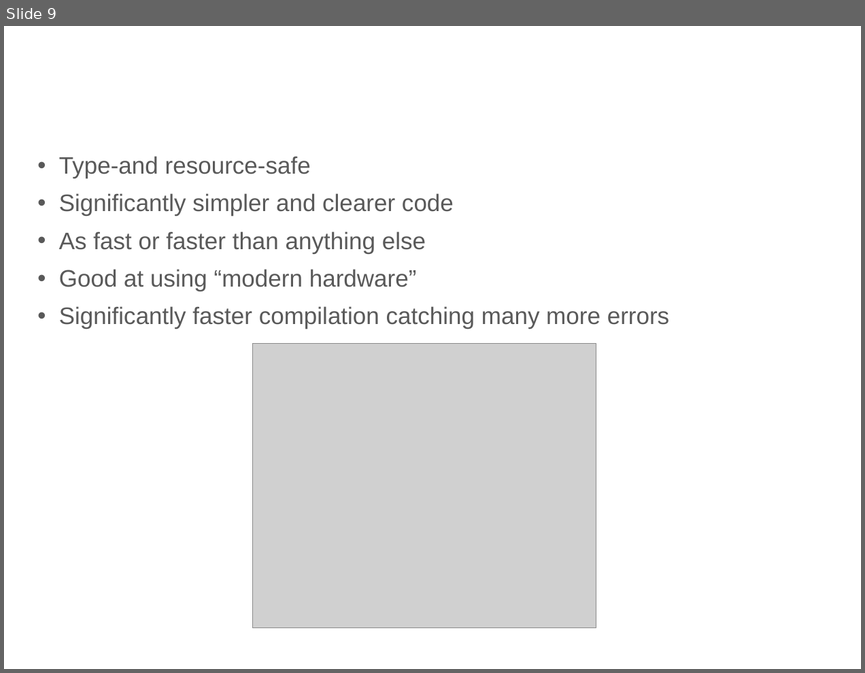
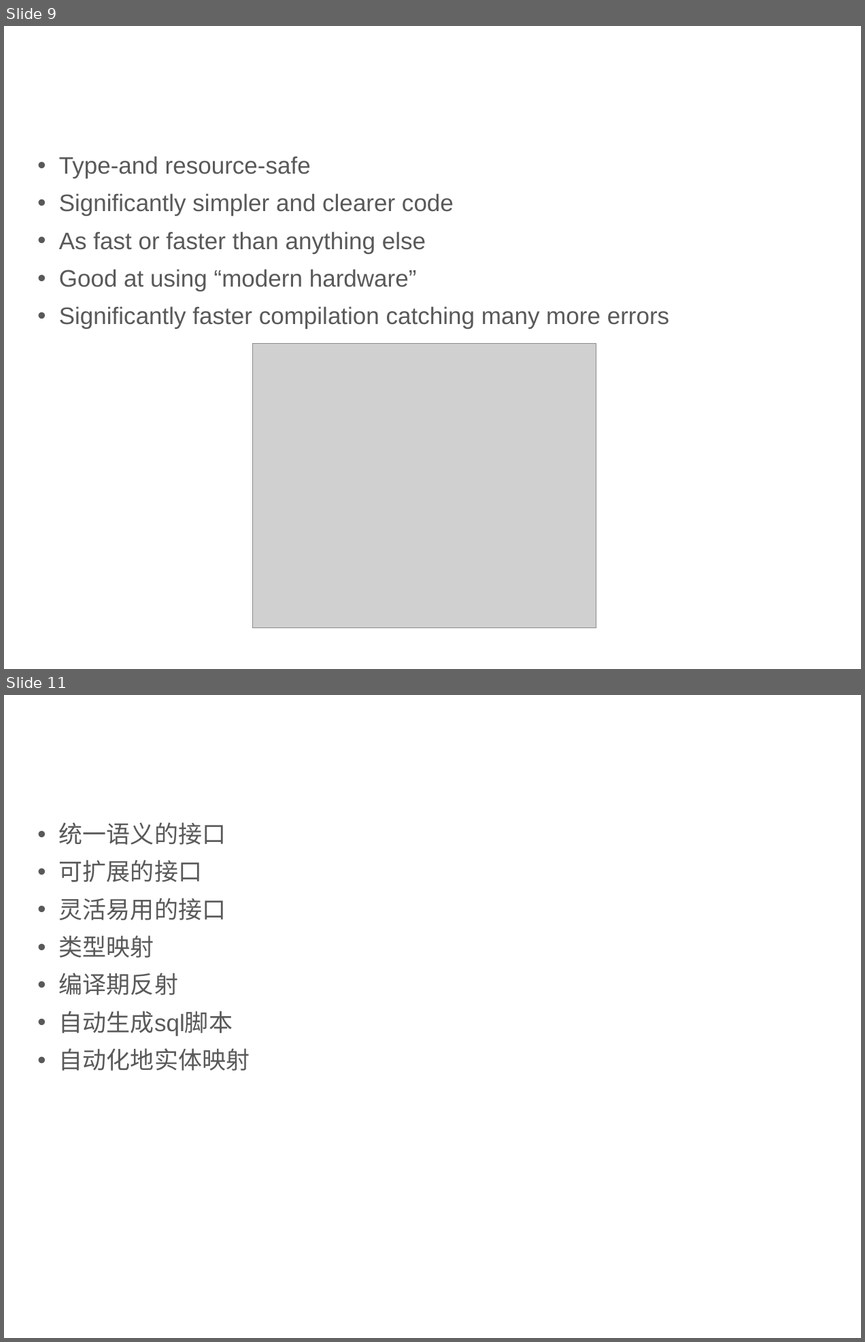
Before and after one commit to qicosmos/cppcon2017, a slide deck: CPP-Summit.pptx. Shown one above the other, each under a label of ours: slide 9 before the commit, slides 9 and 11 after it; the slides between them are not shown. The pictures are 865x673 and 865x1342 pixels, drawn with LibreOffice and Linux fonts; fonts in the diff are those of the drawing; grey boxes stand for pictures; background and template pictures are left out. Boxes give left, top, right and bottom in pixels: in the first picture for what was removed or moved away, otherwise in the second. Text is boxed around its words. In the diff, an @@ line names an element or a change of style, - is before the commit and + after.

```diff
--- a/CPP-Summit.pptx
+++ b/CPP-Summit.pptx
@@ slide 11 added at (x1=4, y1=695, x2=861, y2=1338), background #FFFFFF @@
@@ text added at (x1=59, y1=822, x2=249, y2=1070), 20 pt, text #595959 @@
+• 统一语义的接口
+• 可扩展的接口
+• 灵活易用的接口
+• 类型映射
+• 编译期反射
+• 自动生成sql脚本
+• 自动化地实体映射
```
Also in this commit, not shown: 3 other slides added.
